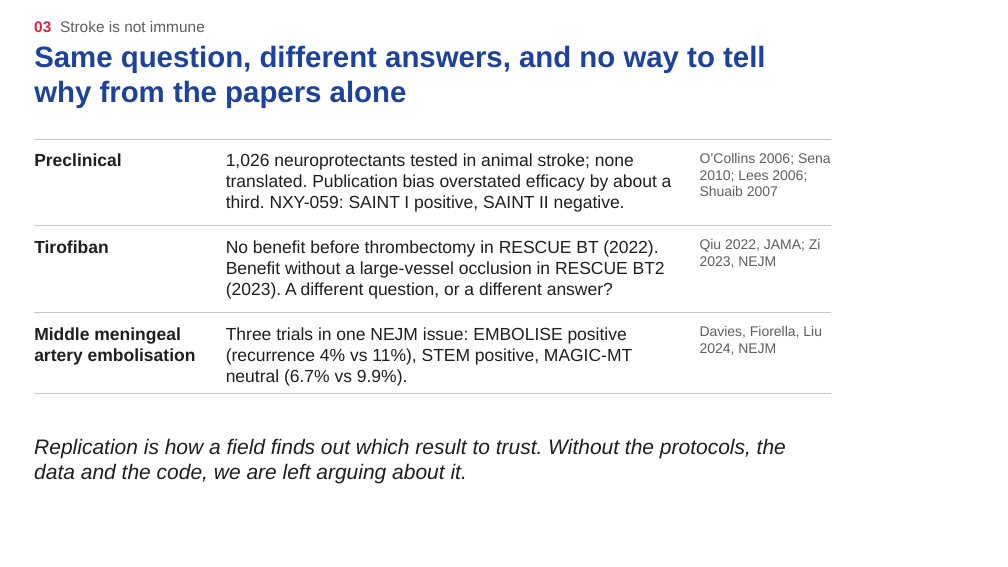
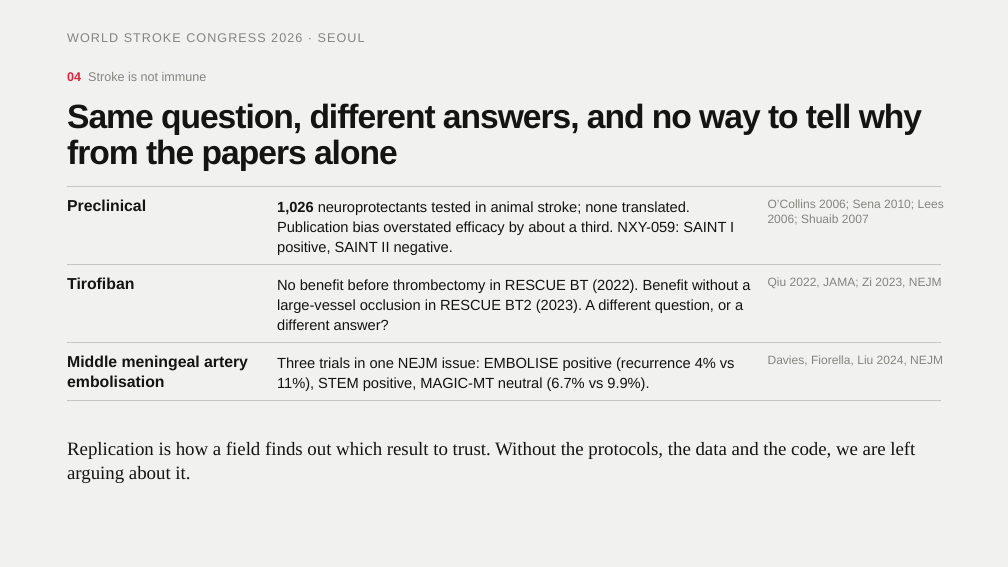
Before and after one commit to Friseeb/stroke_open_science, a slide deck: slide 6 of talk/deck/congress/Fridman_WSC2026_open_science.pptx (slide 5 before the commit). Drawn at 1008x567 pixels with LibreOffice and Linux fonts; fonts in the diff are those of the drawing; background and template pictures are left out. Boxes give left, top, right and bottom in pixels: in the first picture for what was removed or moved away, otherwise in the second. Text is boxed around its words. In the diff, an @@ line names an element or a change of style, - is before the commit and + after.

```diff
--- a/talk/deck/congress/Fridman_WSC2026_open_science.pptx
+++ b/talk/deck/congress/Fridman_WSC2026_open_science.pptx
@@ background picture (left out) to #F1F1EF @@
@@ text added at bbox=[67, 33, 365, 42], 9 pt, text #85857F @@
+WORLD STROKE CONGRESS 2026 · SEOUL
@@ text at bbox=[67, 72, 207, 81]: text changed; size 11 to 9 pt; text colour #5F5F5F to #85857F @@
-03 Stroke is not immune
+04 Stroke is not immune
@@ title "Same question, different answers, and ...": place and size @@
-title "Same question, different answers, and ..." at bbox=[34, 45, 765, 108]
+title "Same question, different answers, and ..." at bbox=[67, 103, 922, 171]
@@ title "Same question, different answers, and ..." at bbox=[67, 103, 922, 171]: size 21 to 24 pt, text colour #1D429C to #141414, letter spacing 0 to -0.8 pt; line spacing 1 to 25.9pt @@
@@ line removed from (34, 139) to (831, 139) @@
@@ size 12.5 to 11.2 pt, text colour #1F1F1F to #141414; line spacing 1 to 14.1pt in 3 elements at bbox=[67, 355, 248, 387], bbox=[67, 277, 134, 289], bbox=[67, 199, 146, 211] @@
@@ text "Preclinical": place and size @@
-text "Preclinical" at bbox=[34, 153, 121, 166]
+text "Preclinical" at bbox=[67, 199, 146, 211]
@@ line added from (68, 186) to (940, 186), #C6C6C1 0.5 pt @@
@@ text "1,026 neuroprotectants tested in animal ...": place and size @@
-text "1,026 neuroprotectants tested in animal ..." at bbox=[226, 153, 672, 212]
+text "1,026 neuroprotectants tested in animal ..." at bbox=[277, 201, 734, 255]
@@ text "1,026 neuroprotectants tested in animal ..." at bbox=[277, 201, 734, 255]: size 12.5 to 10.5 pt, text colour #1F1F1F to #141414; bold on in "1,026"; line spacing 1 to 14.5pt @@
@@ size 10 to 8.6 pt, text colour #5F5F5F to #85857F; line spacing 1 to 11.2pt in 3 elements at bbox=[768, 355, 943, 365], bbox=[768, 277, 942, 288], bbox=[768, 199, 944, 224] @@
@@ text "O’Collins 2006; Sena 2010; Lees ...": place and size @@
-text "O’Collins 2006; Sena 2010; Lees ..." at bbox=[700, 153, 831, 196]
+text "O’Collins 2006; Sena 2010; Lees ..." at bbox=[768, 199, 944, 224]
@@ line moved from (34, 226) - (831, 226) to (68, 264) - (940, 264) @@
@@ line (68, 264) - (940, 264): stroke #C8C8C8 0.75 pt to #C6C6C1 0.5 pt @@
@@ text "Tirofiban": place and size @@
-text "Tirofiban" at bbox=[34, 240, 108, 253]
+text "Tirofiban" at bbox=[67, 277, 134, 289]
@@ text "No benefit before thrombectomy in ..." at bbox=[277, 279, 750, 330]: size 12.5 to 10.5 pt, text colour #1F1F1F to #141414; line spacing 1 to 14.5pt @@
@@ text "No benefit before thrombectomy in ...": place and size @@
-text "No benefit before thrombectomy in ..." at bbox=[226, 240, 665, 299]
+text "No benefit before thrombectomy in ..." at bbox=[277, 279, 750, 330]
@@ text "Qiu 2022, JAMA; Zi 2023, ...": place and size @@
-text "Qiu 2022, JAMA; Zi 2023, ..." at bbox=[700, 239, 821, 268]
+text "Qiu 2022, JAMA; Zi 2023, ..." at bbox=[768, 277, 942, 288]
@@ text "Middle meningeal artery embolisation": place and size @@
-text "Middle meningeal artery embolisation" at bbox=[34, 327, 196, 365]
+text "Middle meningeal artery embolisation" at bbox=[67, 355, 248, 387]
@@ line moved from (34, 312) - (831, 312) to (68, 343) - (940, 343) @@
@@ line (68, 343) - (940, 343): stroke #C8C8C8 0.75 pt to #C6C6C1 0.5 pt @@
@@ text "Three trials in one NEJM ...": place and size @@
-text "Three trials in one NEJM ..." at bbox=[226, 327, 632, 386]
+text "Three trials in one NEJM ..." at bbox=[277, 357, 735, 391]
@@ text "Three trials in one NEJM ..." at bbox=[277, 357, 735, 391]: size 12.5 to 10.5 pt, text colour #1F1F1F to #141414; line spacing 1 to 14.5pt @@
@@ text "Davies, Fiorella, Liu 2024, NEJM": place and size @@
-text "Davies, Fiorella, Liu 2024, NEJM" at bbox=[700, 326, 822, 355]
+text "Davies, Fiorella, Liu 2024, NEJM" at bbox=[768, 355, 943, 365]
@@ line moved from (34, 393) - (831, 393) to (68, 400) - (940, 400) @@
@@ line (68, 400) - (940, 400): stroke #C8C8C8 0.75 pt to #C6C6C1 0.5 pt @@
@@ text "Replication is how a field ...": place and size @@
-text "Replication is how a field ..." at bbox=[34, 438, 786, 484]
+text "Replication is how a field ..." at bbox=[67, 441, 915, 483]
@@ text "Replication is how a field ..." at bbox=[67, 441, 915, 483]: size 15 to 13.5 pt, font Arial to Times New Roman, text colour #1F1F1F to #141414, italic off; line spacing 1 to 16.9pt @@
```
Also in this commit, not shown: 13 other slides changed, 2 slides added, 1 slide removed, 36 other files.
